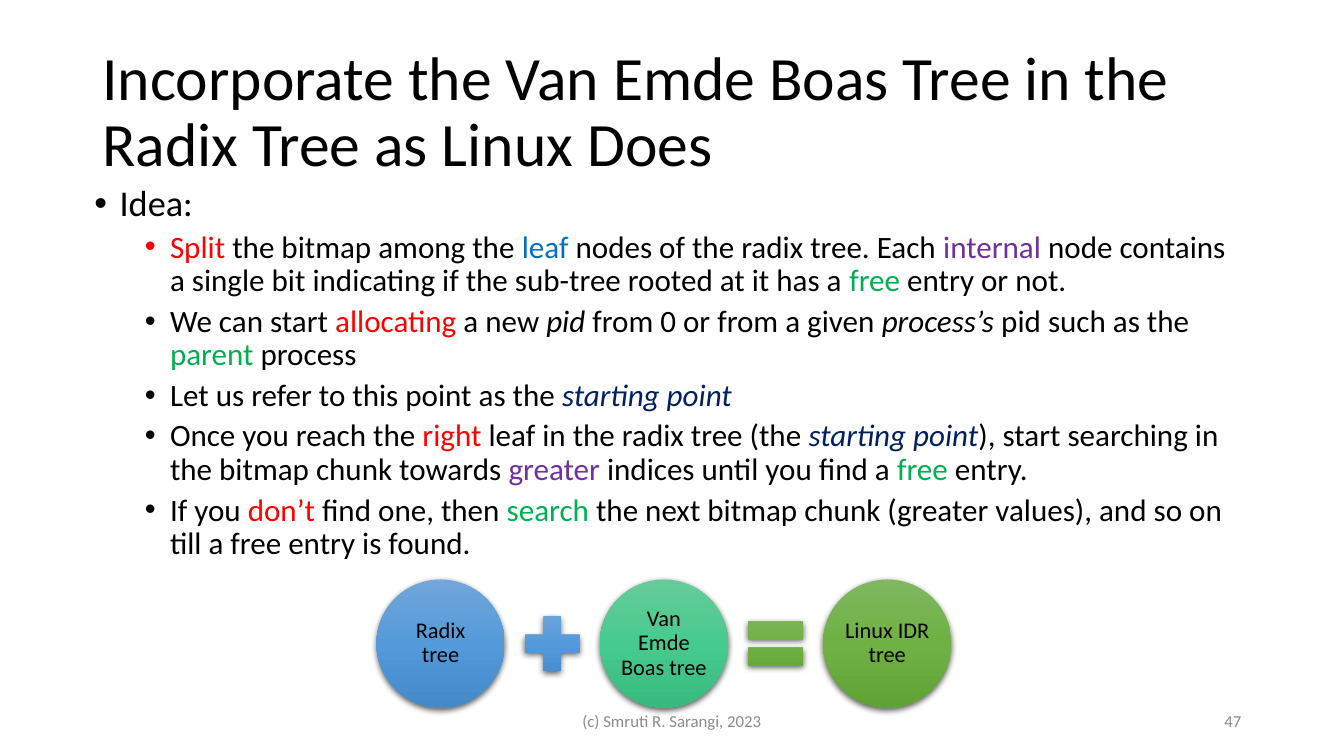
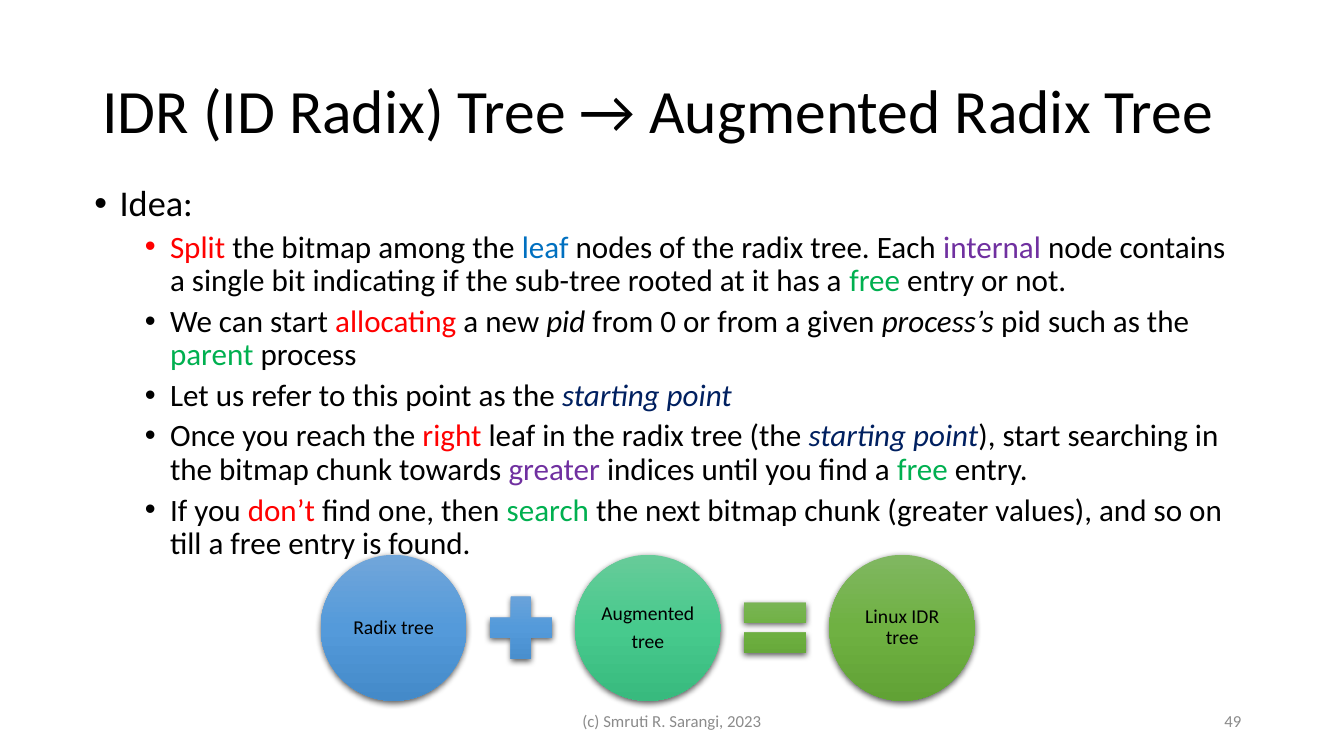
Before and after one commit to srsarangi/srsarangi.github.io, a slide deck: slide 49 of osbook/slides/3.processes.pptx (slide 47 before the commit). Drawn at 1344x756 pixels with LibreOffice and Linux fonts; fonts in the diff are those of the drawing. Boxes give left, top, right and bottom in pixels: in the first picture for what was removed or moved away, otherwise in the second. Text is boxed around its words. In the diff, an @@ line names an element or a change of style, - is before the commit and + after.

```diff
--- a/osbook/slides/3.processes.pptx
+++ b/osbook/slides/3.processes.pptx
@@ title at [102,88,1213,144]: text changed @@
-Incorporate the Van Emde Boas Tree in the Radix Tree as Linux Does
+IDR (ID Radix) Tree → Augmented Radix Tree
@@ ellipse: place and size @@
-ellipse at [377,580,505,708]
+ellipse at [321,555,467,701]
@@ ellipse: place and size @@
-ellipse at [600,580,728,708]
+ellipse at [575,555,721,701]
@@ ellipse: place and size @@
-ellipse at [824,580,952,708]
+ellipse at [830,555,976,701]
@@ text "Radix tree" at [353,620,434,634]: size 16 to 14 pt @@
@@ text "Radix tree": place and size @@
-text "Radix tree" at [416,622,465,662]
+text "Radix tree" at [353,620,434,634]
@@ plus sign: place and size @@
-plus sign at [515,607,590,682]
+plus sign at [479,586,564,670]
@@ math equal: place and size @@
-math equal at [739,607,814,682]
+math equal at [733,586,818,670]
@@ text "Linux IDR tree": place and size @@
-text "Linux IDR tree" at [845,622,929,662]
+text "Linux IDR tree" at [865,609,939,644]
@@ text "Linux IDR tree" at [865,609,939,644]: size 16 to 14 pt @@
@@ text at [601,606,694,648]: text changed; size 16 to 14 pt @@
-Van Emde Boas tree
+Augmented
+tree
@@ page number at [1224,716,1241,727]: text changed @@
-47
+49
```
Also in this commit, not shown: 17 other slides changed, 2 slides added, 2 other files.
